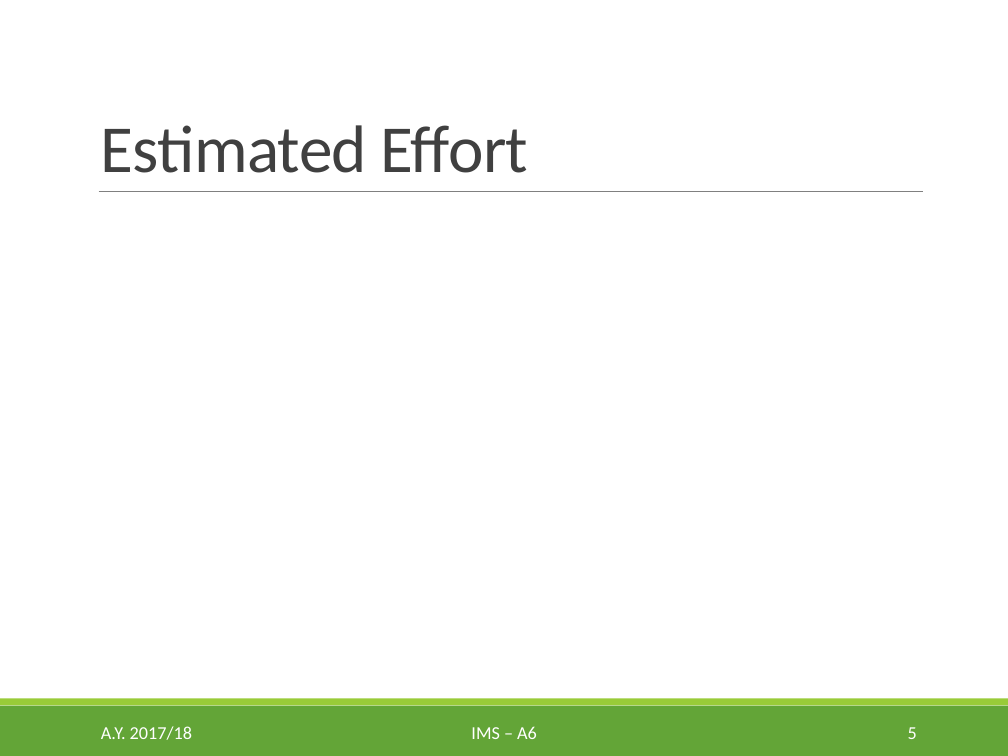
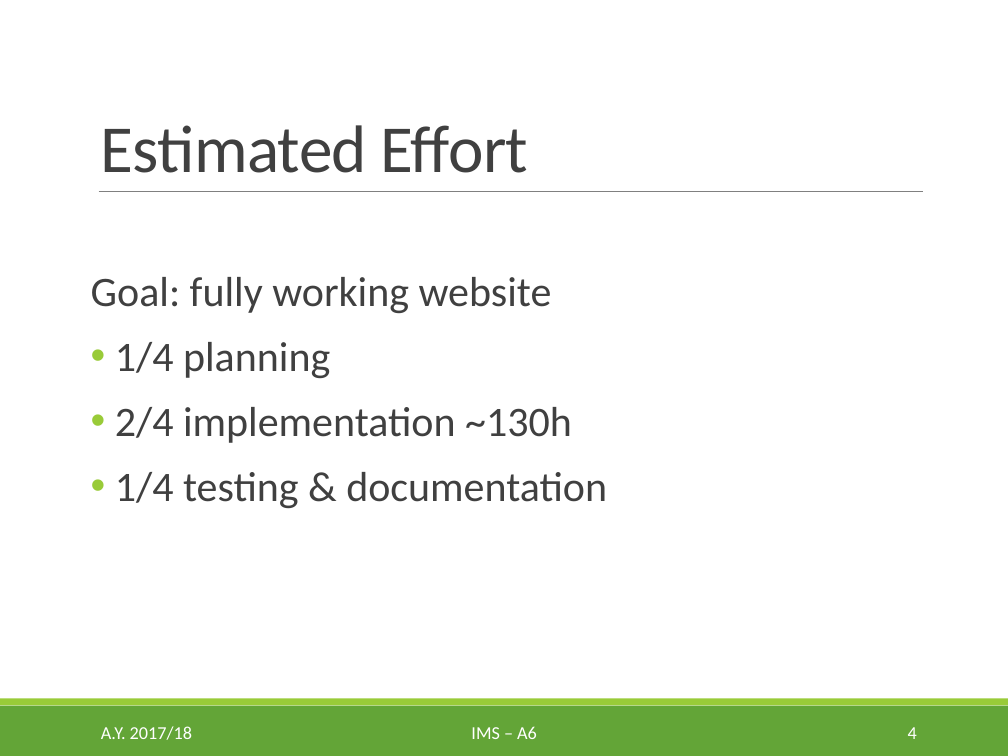
Before and after one commit to egcmi/IMS_project, a slide deck: slide 4 of Presentations/2. Intermediate presentation/IMS_A_6_Intermediate_Presentation.pptx (slide 5 before the commit). Drawn at 1008x756 pixels with LibreOffice and Linux fonts; fonts in the diff are those of the drawing. Boxes give left, top, right and bottom in pixels: in the first picture for what was removed or moved away, otherwise in the second. Text is boxed around its words. In the diff, an @@ line names an element or a change of style, - is before the commit and + after.

```diff
--- a/Presentations/2. Intermediate presentation/IMS_A_6_Intermediate_Presentation.pptx
+++ b/Presentations/2. Intermediate presentation/IMS_A_6_Intermediate_Presentation.pptx
@@ text added at [91, 277, 607, 508], 30 pt, text #404040 @@
+Goal: fully working website
+• 1/4 planning
+• 2/4 implementation ~130h
+• 1/4 testing & documentation
@@ page number at [908, 727, 917, 739]: text changed @@
-5
+4
```
Also in this commit, not shown: 4 other slides changed, 1 slide added, 9 other files.
